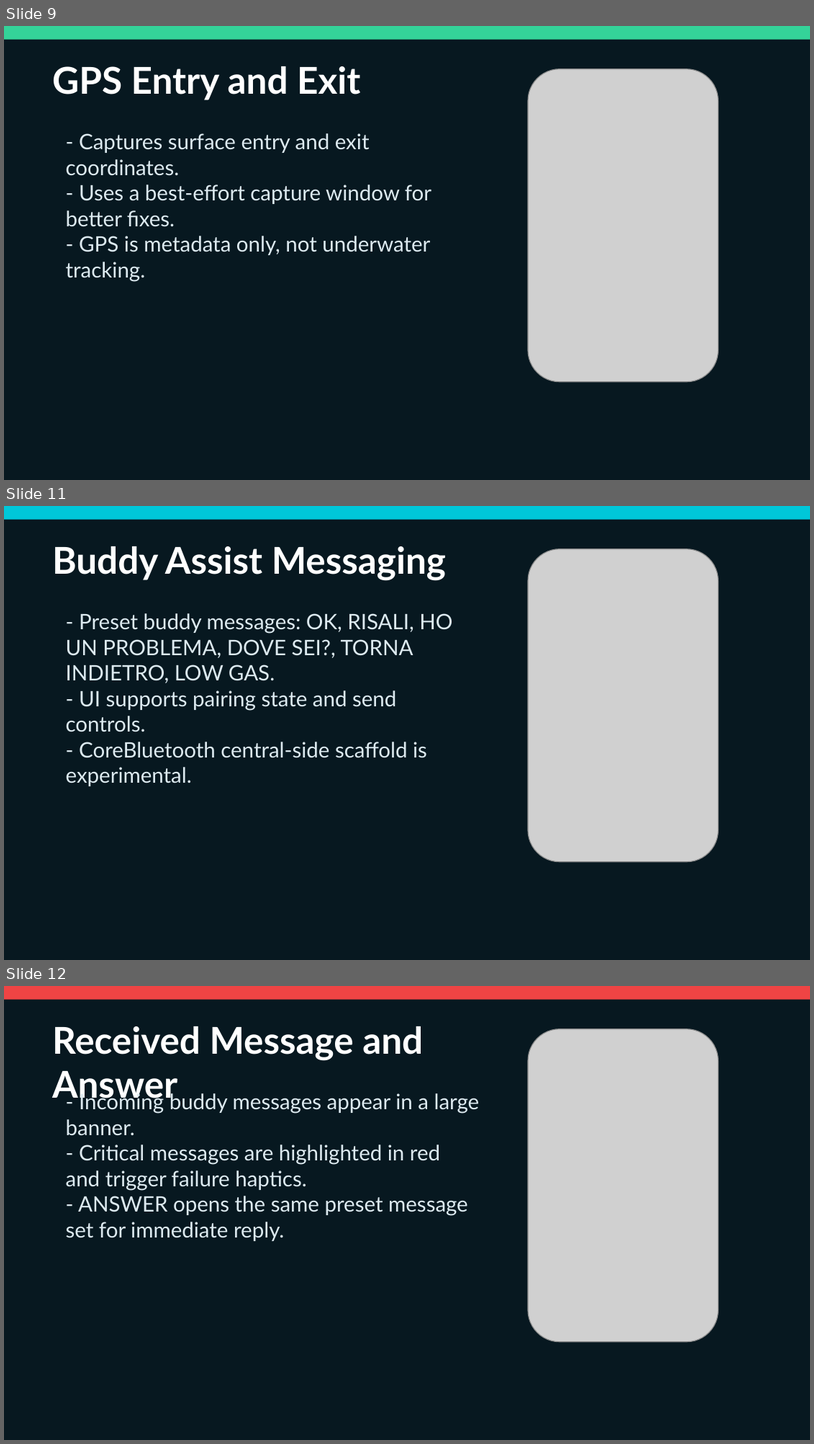
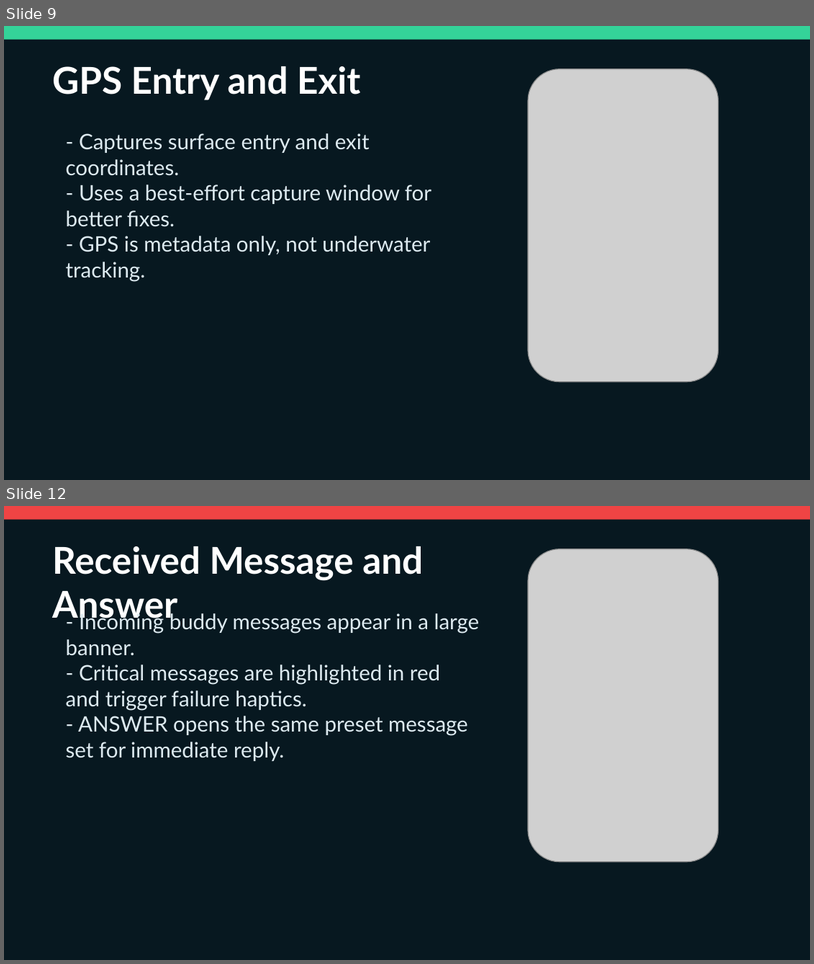
Before and after one commit to egopfe/DirDiving-App, a slide deck: DIR_DIVING_Full_Feature_Presentation.pptx. Shown one above the other, each under a label of ours: slides 9, 11 and 12 before the commit, slides 9 and 12 after it; the slides between them are not shown. The pictures are 814x1444 and 814x964 pixels, drawn with LibreOffice and Linux fonts; fonts in the diff are those of the drawing; grey boxes stand for pictures. Boxes give left, top, right and bottom in pixels: in the first picture for what was removed or moved away, otherwise in the second. Text is boxed around its words. In the diff, an @@ line names an element or a change of style, - is before the commit and + after.

```diff
--- a/DIR_DIVING_Full_Feature_Presentation.pptx
+++ b/DIR_DIVING_Full_Feature_Presentation.pptx
@@ slide 11 removed at (4,506,810,960), background #071820 @@
@@ rectangle removed at (4,506,810,520) @@
@@ text removed at (52,546,446,581) @@
-Buddy Assist Messaging
@@ picture removed at (528,548,718,862) @@
@@ text removed at (66,613,453,786) @@
-- Preset buddy messages: OK, RISALI, HO UN PROBLEMA, DOVE SEI?, TORNA INDIETRO, LOW GAS.
-- UI supports pairing state and send controls.
-- CoreBluetooth central-side scaffold is experimental.
```
Also in this commit, not shown: 5 slides changed, 1 slide added, 6 other files.
